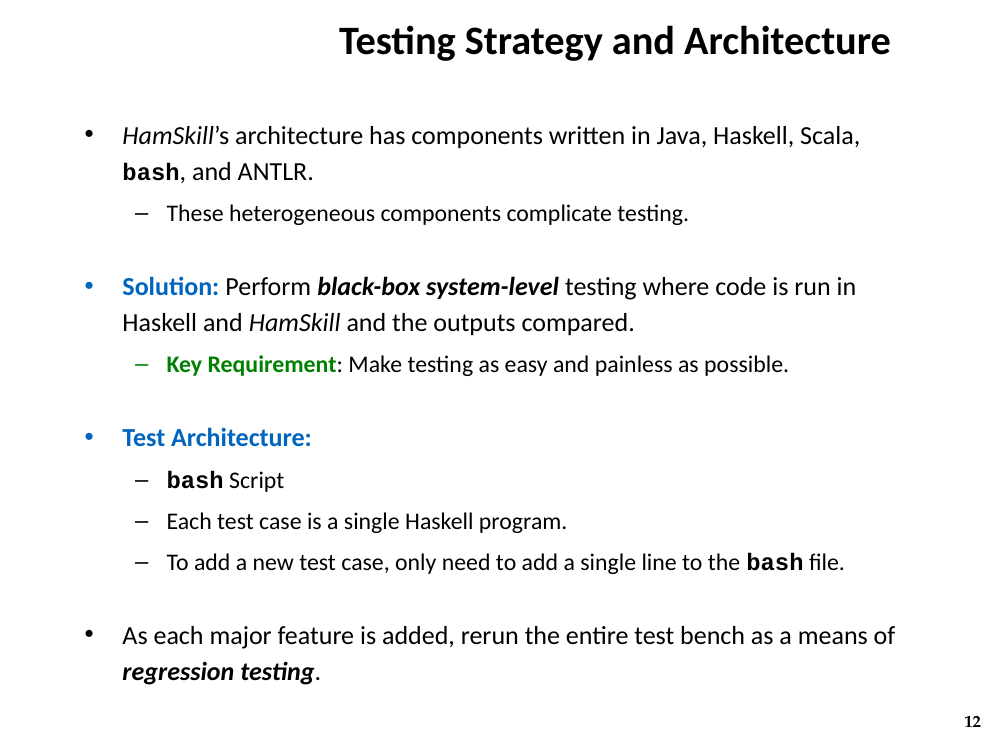
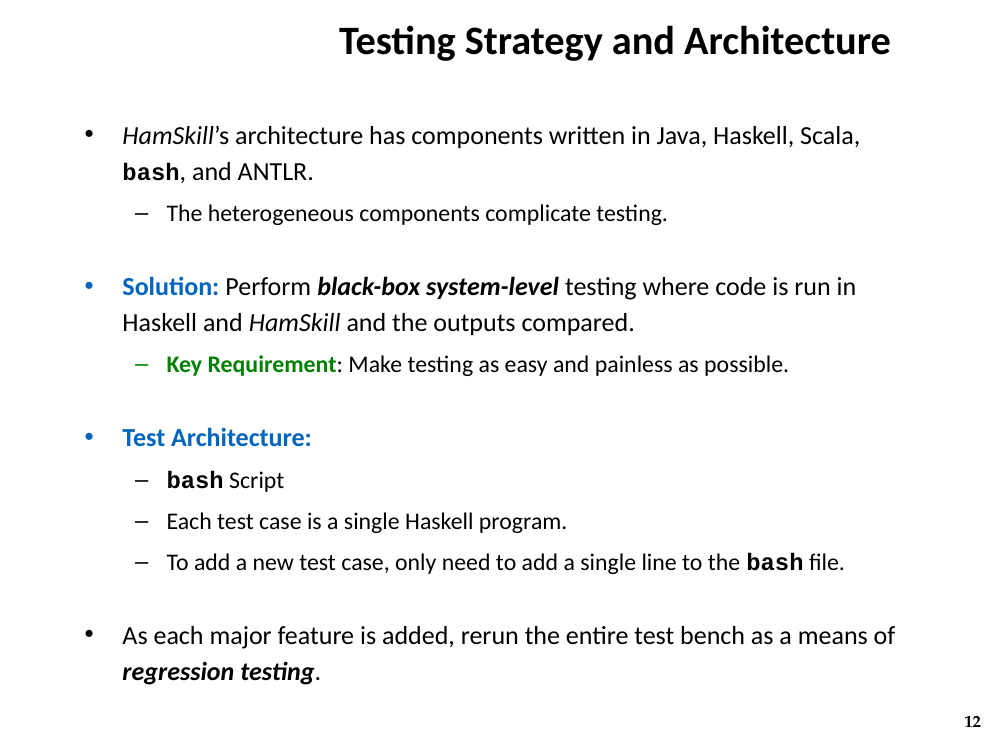
Before and after one commit to ZaydH/CS252, a slide deck: slide 12 of Project/Project_Presentation/Zayd_Hammoudeh_-_HamSkill_Run_Haskell_Anywhere.pptx. Drawn at 1008x756 pixels with LibreOffice and Linux fonts; fonts in the diff are those of the drawing; background and template pictures are left out. Boxes give left, top, right and bottom in pixels: in the first picture for what was removed or moved away, otherwise in the second. Text is boxed around its words. In the diff, an @@ line names an element or a change of style, - is before the commit and + after.

```diff
--- a/Project/Project_Presentation/Zayd_Hammoudeh_-_HamSkill_Run_Haskell_Anywhere.pptx
+++ b/Project/Project_Presentation/Zayd_Hammoudeh_-_HamSkill_Run_Haskell_Anywhere.pptx
@@ text at (167,204,668,225): text changed @@
-  – These heterogeneous components complicate testing.
+  – The heterogeneous components complicate testing.
```
Also in this commit, not shown: 4 other slides changed.
